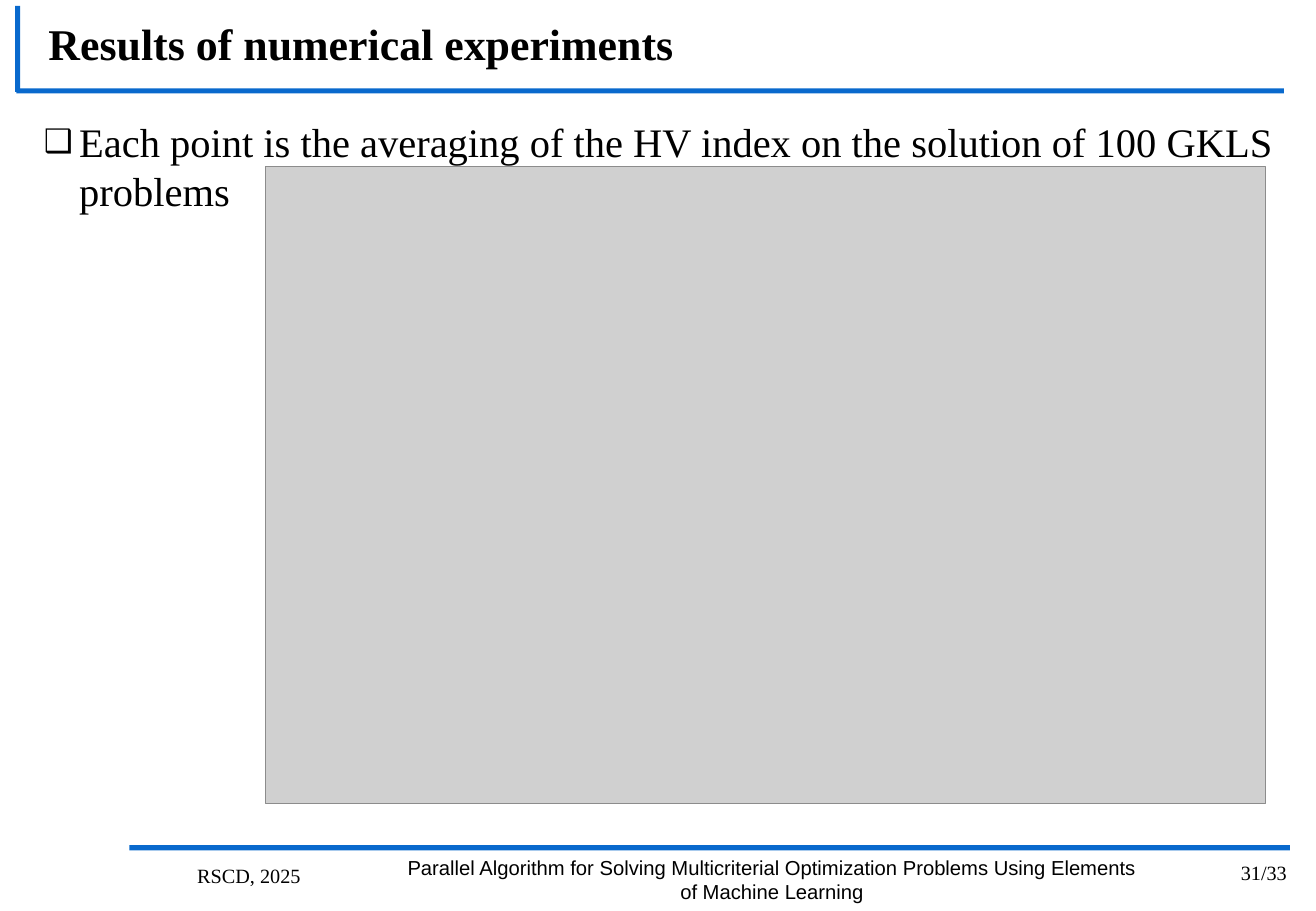
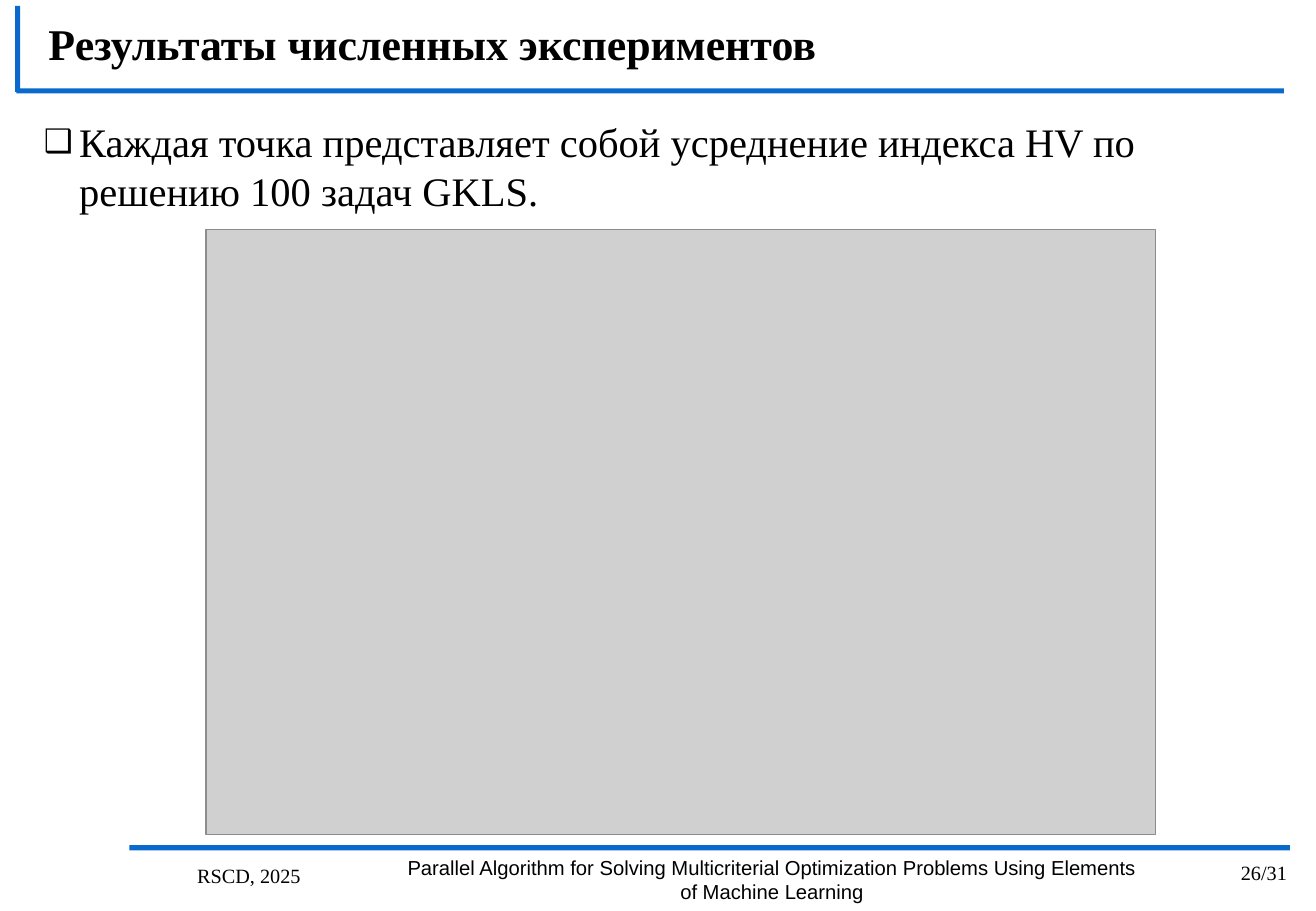
Before and after one commit to kabarkalov/GlobOptPapers, a slide deck: slide 26 of 2025/RSCD_MCO/RSCD25.pptx (slide 31 before the commit). Drawn at 1316x911 pixels with LibreOffice and Linux fonts; fonts in the diff are those of the drawing; grey boxes stand for pictures; background and template pictures are left out. Boxes give left, top, right and bottom in pixels: in the first picture for what was removed or moved away, otherwise in the second. Text is boxed around its words. In the diff, an @@ line names an element or a change of style, - is before the commit and + after.

```diff
--- a/2025/RSCD_MCO/RSCD25.pptx
+++ b/2025/RSCD_MCO/RSCD25.pptx
@@ title at [48, 31, 816, 70]: text changed @@
-Results of numerical experiments
+Результаты численных экспериментов
@@ text at [79, 128, 1135, 214]: text changed @@
-❑ Each point is the averaging of the HV index on the solution of 100 GKLS problems
+❑ Каждая точка представляет собой усреднение индекса HV по решению 100 задач GKLS.
@@ picture: place and size @@
-picture at [266, 166, 1266, 804]
+picture at [207, 230, 1157, 835]
@@ page number at [1241, 866, 1287, 881]: text changed @@
-31/33
+26/31
```
Also in this commit, not shown: 16 other slides changed, 1 slide added, 6 slides removed.
